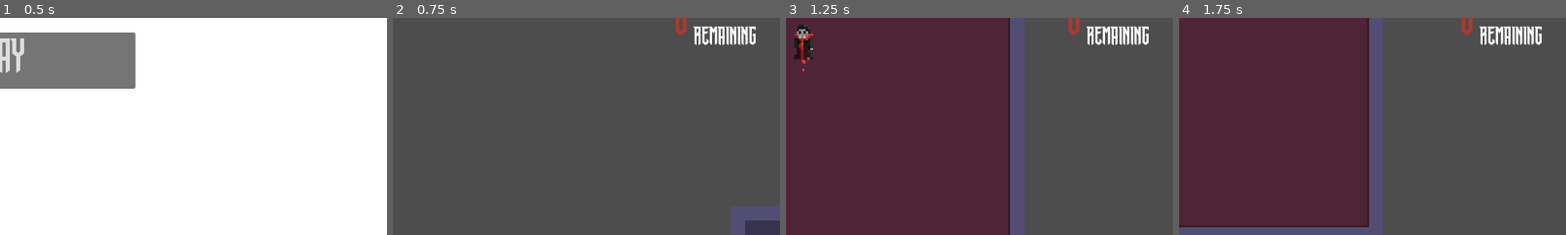
Above: before the commit, frames 1-4 (left to right).
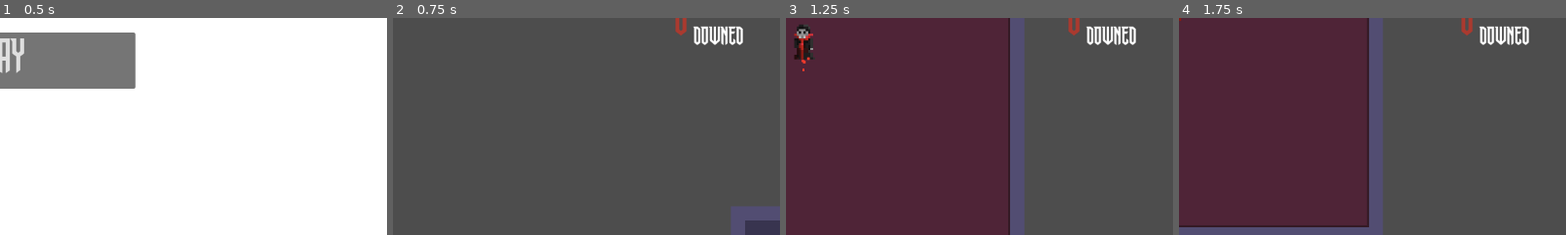
Above: after the commit, the same moments.

Repository: francoisouiz/countdowntogmtk
Game: Godot game, scene res://scenes/root.tscn
Same seed, same stepped clock (60 frames per second), same inputs: the game is played once before the commit and once after it.
Inputs (mouse positions are % of the whole screen's width and height, from its top left):
- Up to frame 1 (0.5 s): no input
- Up to frame 2 (0.75 s): click "PLAY" at 0.5 s
- Up to frame 3 (1.25 s): no input
- Up to frame 4 (1.75 s): move the mouse to (72, 45) at 1.27 s; hold Q (charge) from 1.28 s (still down)
The pictures show only the part of the screen within x 50-100%, y 45-95%; the shares and areas given below are measured in that part.

Frame 1 is identical in both runs. In frame 2, 0.9% of the frame differs, in the area x 77-94%, y 3-13%; in frame 3, 0.9%; in frame 4, 0.9%.

Commit message:
feat: count down counts up now

Diff:
--- a/scenes/menu_uis/counts_down_ui.tscn
+++ b/scenes/menu_uis/counts_down_ui.tscn
@@ -27,11 +27,11 @@
 theme_override_colors/font_color = Color(0.6666667, 0.22745098, 0.18431373, 1)
 theme_override_fonts/font = ExtResource("1_75lcl")
 theme_override_font_sizes/font_size = 70
-text = "00"
+text = "0"
 
 [node name="Label" type="Label" parent="HBoxContainer" unique_id=784299671]
 layout_mode = 2
 theme_override_fonts/font = ExtResource("1_75lcl")
 theme_override_font_sizes/font_size = 40
 text = "Counts
-Remaining"
+Downed"
--- a/scripts/counts_down_ui.gd
+++ b/scripts/counts_down_ui.gd
@@ -1,7 +1,11 @@
 extends Control
 
 @onready var countdown_label: Label = $HBoxContainer/MarginContainer/CountdownLabel
+var counter = 0
 
-func _process(delta):
-	var enemies = get_tree().get_node_count_in_group("enemy")
-	countdown_label.text = str(enemies)
+func _ready() -> void:
+	Events.enemy_died.connect(_incrament)
+
+func _incrament(enemy):
+	counter += 1
+	countdown_label.text = str(counter)
